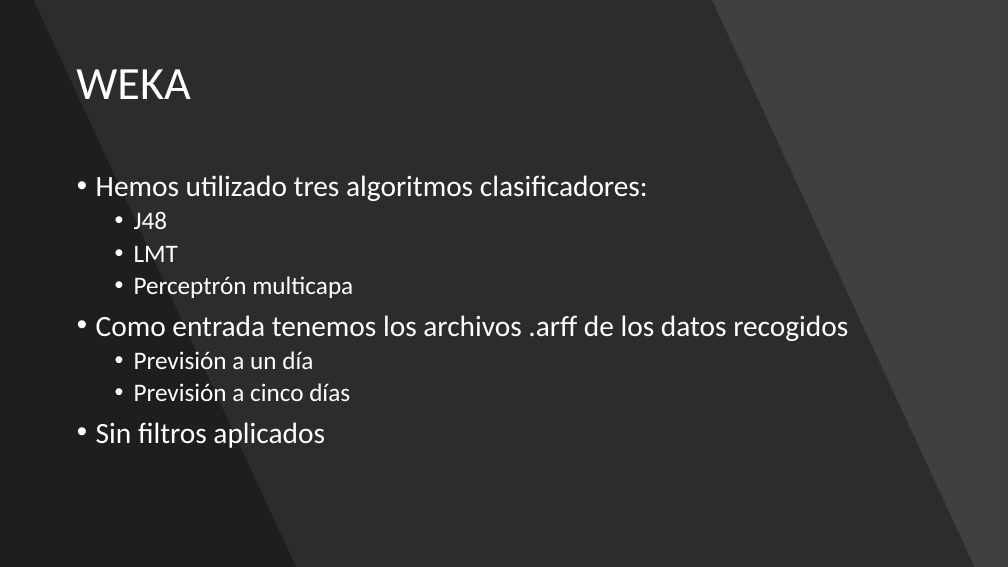
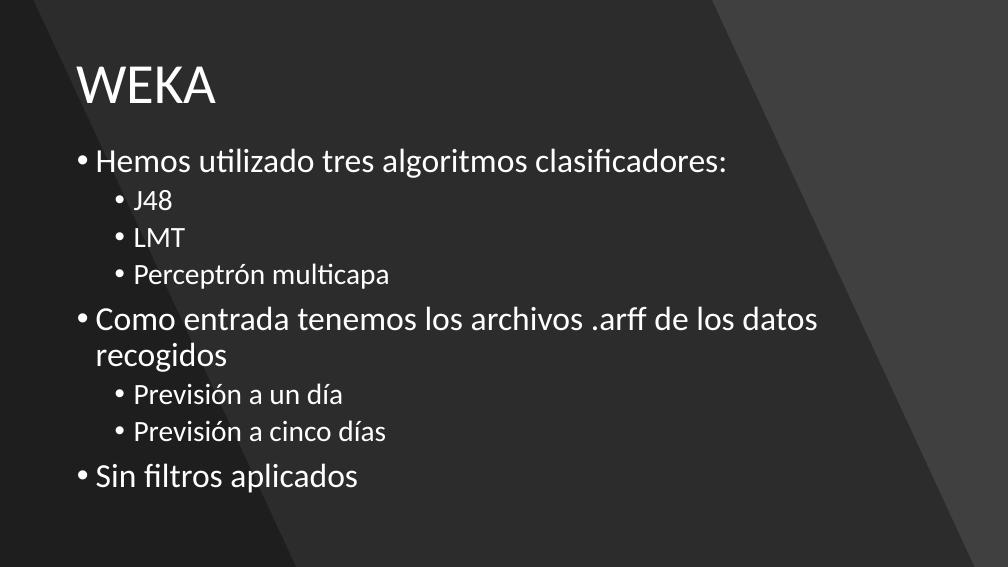
Before and after one commit to adrigrillo/IBEXPredictor, a slide deck: slide 11 of docs/PresentacionFinal.pptx. Drawn at 1008x567 pixels with LibreOffice and Linux fonts; fonts in the diff are those of the drawing. Boxes give left, top, right and bottom in pixels: in the first picture for what was removed or moved away, otherwise in the second. Text is boxed around its words. In the diff, an @@ line names an element or a change of style, - is before the commit and + after.

Commit message:
presentacion

```diff
--- a/docs/PresentacionFinal.pptx
+++ b/docs/PresentacionFinal.pptx
@@ title "WEKA" at (x1=76, y1=66, x2=216, y2=103): size 44 to 54 pt @@
@@ text "Hemos utilizado tres algoritmos clasificadores:" moved from (x1=96, y1=175, x2=848, y2=448) to (x1=96, y1=148, x2=817, y2=493) @@
@@ text "Hemos utilizado tres algoritmos clasificadores:" at (x1=96, y1=148, x2=817, y2=493): size 28 to 32 pt in "Hemos utilizado tres algoritmos clasificadores:", "Como entrada tenemos los archivos .arff de ...", "Sin filtros aplicados"; size 24 to 28 pt in "J48", "LMT", "Perceptrón multicapa", "Previsión a un día" and 1 more places @@
```
Also in this commit, not shown: 3 other slides changed, 2 slides added.
